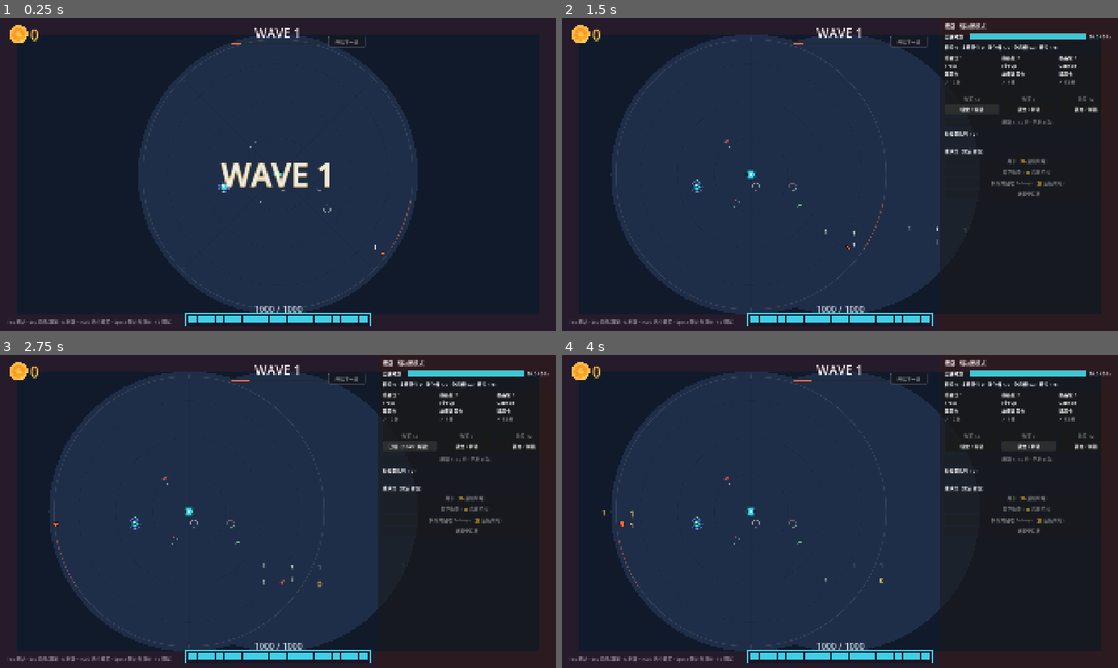
Above: before the commit, frames 1-4 (two rows, left to right).
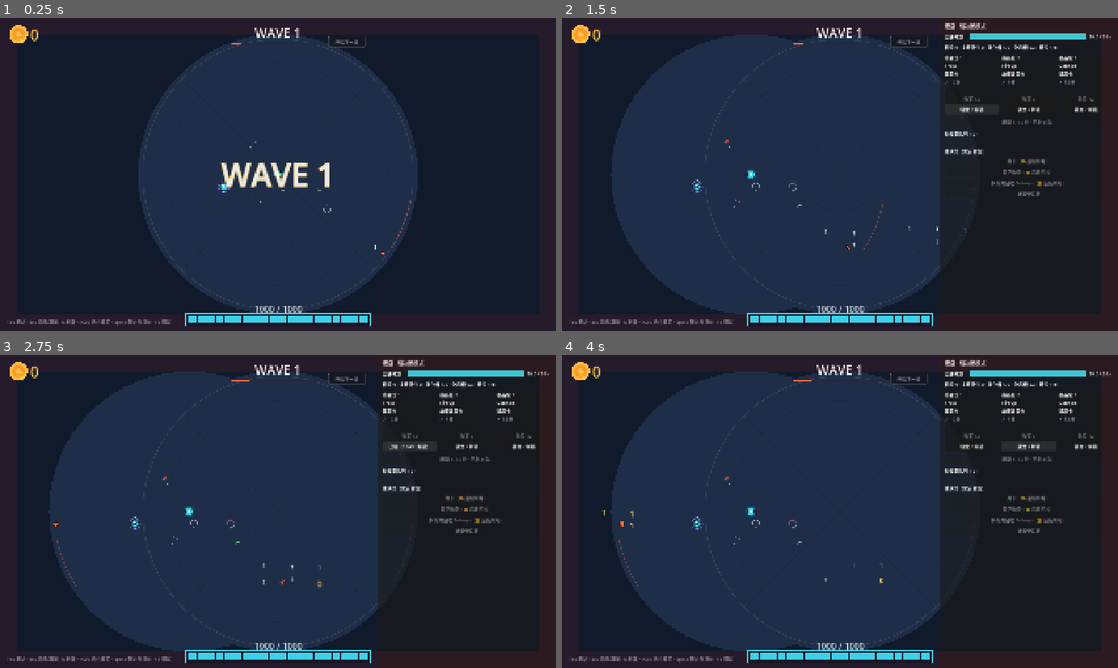
Above: after the commit, the same moments.

Repository: w814929152/corebound
Game: Godot game, scene res://scenes/main.tscn
The game is run twice, just before and just after one commit, with the same random seed, the same clock (stepped at 60 frames per second) and the same inputs.
Inputs (mouse positions are in pixels of both pictures, inside the frame that each line leads up to):
- Up to frame 1 (0.25 s): no input
- Up to frame 2 (1.5 s): tap Enter at 0.5 s; move the mouse to (962, 158) at 0.52 s; tap Tab at 0.6 s; click (962, 158) at 0.67 s; tap Space at 0.77 s; click "已锁（Space 解锁）" at 1.25 s
- Up to frame 3 (2.75 s): click "锁定 / 解锁" at 2 s
- Up to frame 4 (4 s): click "锁定 / 解锁" at 2.75 s; click "已锁（Space 解锁）" at 3.5 s

The runs differ from the first frame. In frame 2, 0.3% of the frame differs, in the area x 9-68%, y 6-94%; in frame 3, 0.3%; in frame 4, 0.3%.

Commit message:
perf(ui): T-P6-07 性能伴随 C4 描画去重 + C3 几何缓存（monster_layer · 纯演出 · 零玩法）
依据 docs/phase6/performance-profile.md §4（monster_layer = ~79% 帧时 · 单点热点）。
- C4 描画去重（_draw_radial_ground）：父节点 Battlefield 先画全屏 bg + 场地圆；抽屉收起时
  本层与父层几何/颜色**逐位相同** → 本层跳过重复场地圆（抽屉展开时二者不同 → 仍各画）。
- C3 几何缓存（_radial_geo）：同心环×3 / 放射刻度×8 / 出生环+方位刻度按 (sc, 视口) 签名缓存为
  折线点，仅缩放/视口变化时重建 → 省每帧 ~500 顶点三角重算（点数与 draw_arc 同分度，视觉逐像素
  一致；缓存只含几何，颜色仍每帧取档）。

🔴 纯演出/几何缓存，零玩法含义；不改任何定稿数值；无新信号。

自验：run_tests.gd 全量 EXIT=0 · 8 套件 0 失败；T-E1③ 源码级守护（本文件零文本）保持有效。

Diff:
--- a/scripts/ui/monster_layer.gd
+++ b/scripts/ui/monster_layer.gd
@@ -166,6 +166,11 @@
 var _env_tier: int = -1
 var _env_prev: int = -1
 var _env_t: float = 1.0
+
+## 🟠 T-P6-07 C3 几何缓存（静态径向几何按 `(sc, 视口)` 缓存为折线点；仅在缩放/视口变化时重建）。
+##   🔴 纯演出/几何缓存，无玩法含义（与 `_vfx_t` 同性质）。
+var _geo_sig: Vector3 = Vector3(-1.0, -1.0, -1.0)   # (sc, vw, vh) 签名
+var _geo: Dictionary = {}
 
 
 func _ready() -> void:
@@ -760,8 +765,11 @@
 	_draw_radial_core(sc)         # 层5：盘 + 8 刻齿（唯一轮廓）
 	_draw_radial_towers(sc)       # 层6：双层八边形塔
 	_draw_radial_monsters(sc)     # 层7：12 边不规则 + 朝核心尖刺扇
-	_draw_projectiles(sc)         # 层8：字段缺失 → 零绘制
+	_draw_projectiles(sc)         # 层8：字段缺失 → 零绘制（保留既有 hook）
 	_draw_revive_flash(sc)        # 层9：爬起扩散环（沿用既有）
+	# 🟠 T-P6-07 A 档 VFX（弹流/伤害数字/击杀反馈）由**兄弟节点** `VfxLayer` 绘制
+	#   （见 `scripts/ui/vfx_layer.gd` 与 `battle_shop.tscn`）——🔴 本文件保持**零文本**
+	#   （T-E1③ 源码级守：AC-T1-24「渲染层代码行无 draw_string/Label/progress」）。
 
 
 # ---- 纯函数工具（spec §A.9；无状态、无随机、帧间稳定）----
@@ -944,21 +952,61 @@
 	var col_field := _env_col("field", 1.0)
 	var col_ring := _env_col("ring", 0.5)     # 同心环 α=0.5（沿用现状，只换 RGB 基底）
 	var col_spoke := _env_col("ring", 0.35)   # 放射刻度 α=0.35（同档 ring RGB）
-	# 场地圆（地面基 A）—— 与父节点 Battlefield 幂等同色，保证本层自足
-	draw_circle(c, (float(_SpaceModel.SPAWN_RADIUS) + 2.0) * sc, col_field)
-	# 同心环 ×3（距离刻度）
-	for ru in CONCENTRIC_U:
-		draw_arc(c, float(ru) * sc, 0.0, TAU, 128, col_ring, maxf(1.0, 0.15 * sc), true)
-	# 放射刻度 ×8（方位锚）
-	for k in 8:
-		var a := TAU * float(k) / 8.0
-		draw_line(c, c + _dir(a) * rs, col_spoke, maxf(1.0, 0.12 * sc), true)
+	# 🟠 T-P6-07 C4（描画去重 · perf §4）：父节点 `Battlefield`
+	#   （`battlefield_placeholder._draw_radial_ground`）**先画**全屏 bg + 场地圆。抽屉**收起**时
+	#   本层与父层几何/颜色**逐位相同**（同 `sc`、同中心、同 `_env_col`，且换装档同源 `sm.wave`≡`w`）
+	#   → 本层**跳过重复**的场地圆，省一次每帧重铺。抽屉**展开**时父层用全视口、本层用战场宽 →
+	#   二者不同（各画各的轮廓）→ 仍由本层画，行为与改前一致。
+	if _drawer_open():
+		draw_circle(c, (float(_SpaceModel.SPAWN_RADIUS) + 2.0) * sc, col_field)
+	# 🟠 T-P6-07 C3（几何缓存 · perf §4）：静态径向几何（同心环×3 / 放射刻度×8 / 出生环+方位刻度）
+	#   按 `(sc, 视口)` 缓存为折线点，仅在缩放/视口变化时重建 → 省掉每帧 ~500 顶点的三角重算
+	#   （点数与直接 `draw_arc` 同分度数，视觉逐像素一致；缓存**只含几何**，颜色仍每帧取档）。
+	var g := _radial_geo(sc, c, rs)
+	var w_ring := maxf(1.0, 0.15 * sc)
+	draw_polyline(g["ring0"], col_ring, w_ring, true)   # 同心环 ×3（距离刻度）
+	draw_polyline(g["ring1"], col_ring, w_ring, true)
+	draw_polyline(g["ring2"], col_ring, w_ring, true)
+	for s in g["spokes"]:                                # 放射刻度 ×8（方位锚）
+		draw_line(s[0], s[1], col_spoke, maxf(1.0, 0.12 * sc), true)
 	# 出生环（边界）+ 方位刻度 —— 🔴 **固定不换色**（spec §A.3 / 用户拍板②）
-	draw_arc(c, rs, 0.0, TAU, 160, P_SPAWN_EDGE, maxf(2.0, 0.28 * sc), true)
-	for k in 8:
-		var a2 := TAU * float(k) / 8.0
-		draw_line(c + _dir(a2) * (rs - 0.8 * sc), c + _dir(a2) * (rs + 0.8 * sc),
-			P_SPAWN_EDGE, maxf(1.5, 0.22 * sc), true)
+	draw_polyline(g["spawn"], P_SPAWN_EDGE, maxf(2.0, 0.28 * sc), true)
+	for tk in g["ticks"]:
+		draw_line(tk[0], tk[1], P_SPAWN_EDGE, maxf(1.5, 0.22 * sc), true)
+
+
+## 抽屉是否展开（只读 TimeDirector；`_field_width()` 同源）。
+func _drawer_open() -> bool:
+	if time_director == null or time_director.sm == null:
+		return false
+	return int(time_director.sm.clock()["drawer"]) != 0
+
+
+## 🟠 T-P6-07 C3：静态径向几何缓存（按 `(sc, 视口)` 签名；仅变化时重建）。
+func _radial_geo(sc: float, c: Vector2, rs: float) -> Dictionary:
+	var vs := get_viewport().get_visible_rect().size
+	var sig := Vector3(sc, vs.x, vs.y)
+	if sig != _geo_sig:
+		_geo_sig = sig
+		var rings: Array = []
+		for ru in CONCENTRIC_U:
+			rings.append(_circle_pts(c, float(ru) * sc, 128))
+		var spokes: Array = []
+		var ticks: Array = []
+		for k in 8:
+			var a := TAU * float(k) / 8.0
+			spokes.append([c, c + _dir(a) * rs])
+			ticks.append([c + _dir(a) * (rs - 0.8 * sc), c + _dir(a) * (rs + 0.8 * sc)])
+		_geo = {"ring0": rings[0], "ring1": rings[1], "ring2": rings[2],
+			"spawn": _circle_pts(c, rs, 160), "spokes": spokes, "ticks": ticks}
+	return _geo
+
+
+func _circle_pts(c: Vector2, r: float, seg: int) -> PackedVector2Array:
+	var pts := PackedVector2Array()
+	for i in range(seg + 1):
+		pts.append(c + _dir(TAU * float(i) / float(seg)) * r)
+	return pts
 
 
 # ---- 层3：全单位投影（先画全部影，再画全部本体）----
